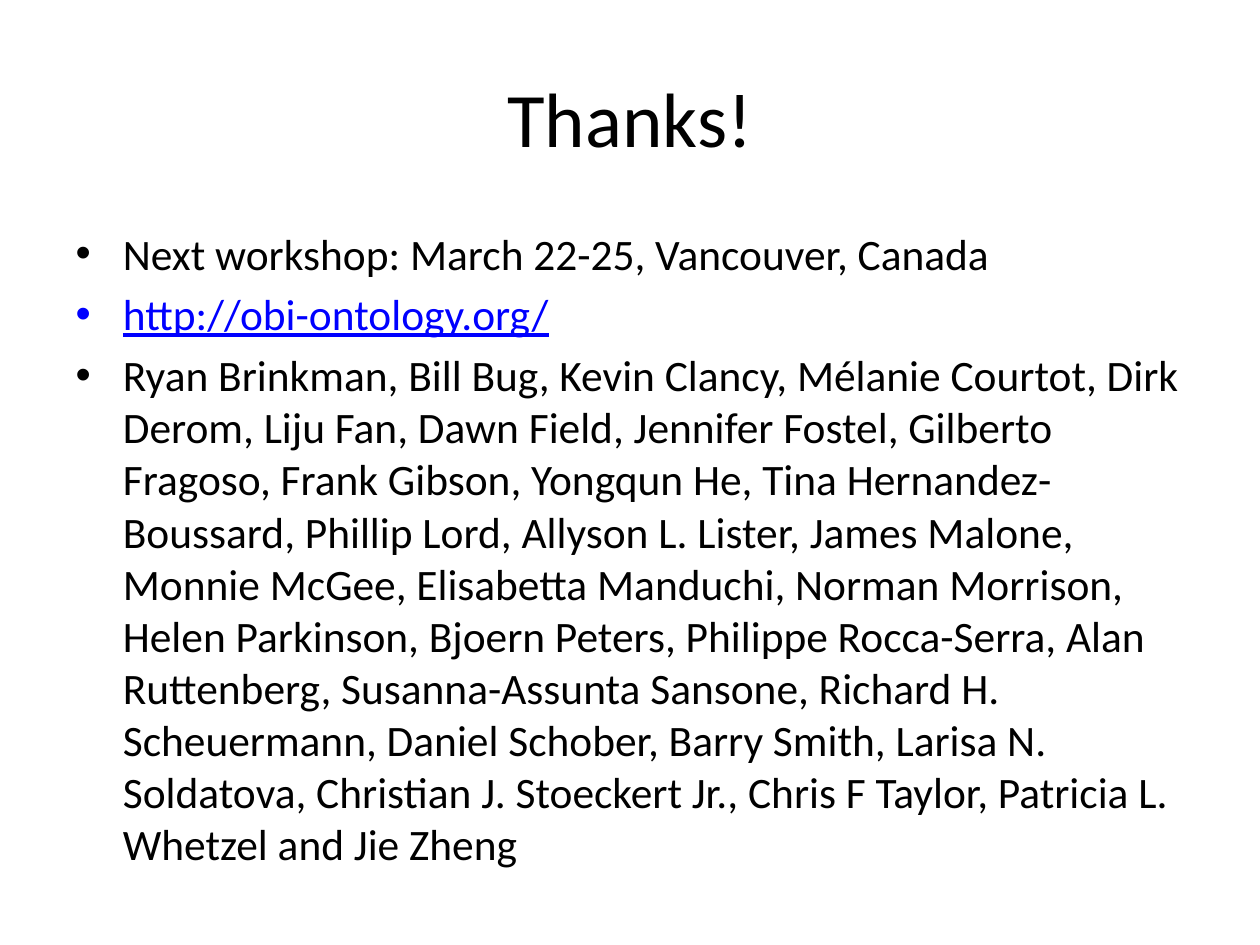
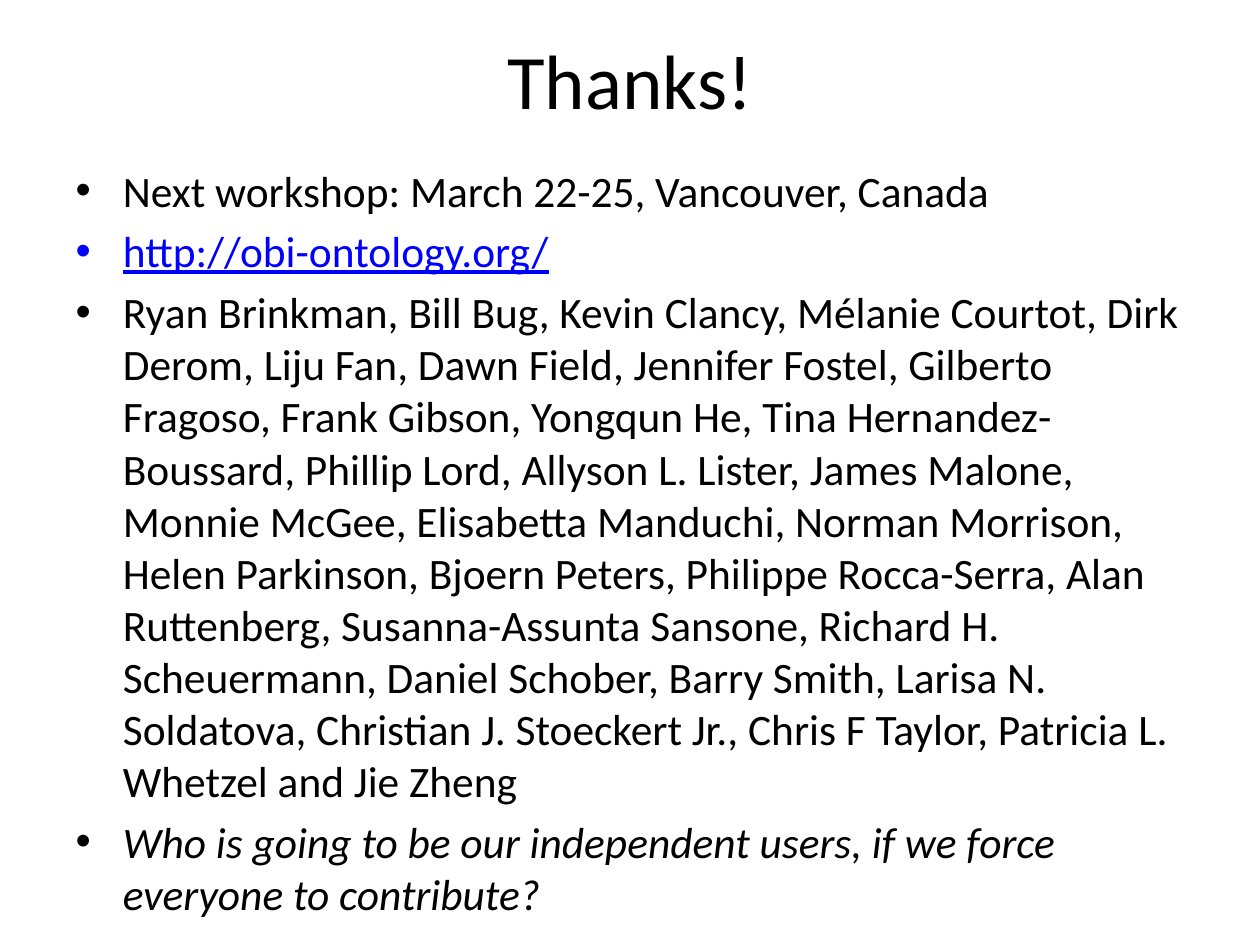
Before and after one commit to jamesaoverton/obi-backup, a slide deck: slide 10 of docs/presentations/2010-02 OBO foundry presentation.pptx (slide 9 before the commit). Drawn at 1260x945 pixels with LibreOffice and Linux fonts; fonts in the diff are those of the drawing. Boxes give left, top, right and bottom in pixels: in the first picture for what was removed or moved away, otherwise in the second. Text is boxed around its words. In the diff, an @@ line names an element or a change of style, - is before the commit and + after.

```diff
--- a/docs/presentations/2010-02 OBO foundry presentation.pptx
+++ b/docs/presentations/2010-02 OBO foundry presentation.pptx
@@ title "Thanks!": place and size @@
-title "Thanks!" at <box>507,93,752,148</box>
+title "Thanks!" at <box>507,55,752,110</box>
@@ text "Next workshop: March 22-25, Vancouver, ...": place and size @@
-text "Next workshop: March 22-25, Vancouver, ..." at <box>123,240,1178,868</box>
+text "Next workshop: March 22-25, Vancouver, ..." at <box>123,177,1178,866</box>
@@ text at <box>123,828,1054,866</box>: paragraph added @@
+• Who is going to be our independent users, if we force everyone to contribute?
```
Also in this commit, not shown: 5 other slides changed, 1 slide added.
